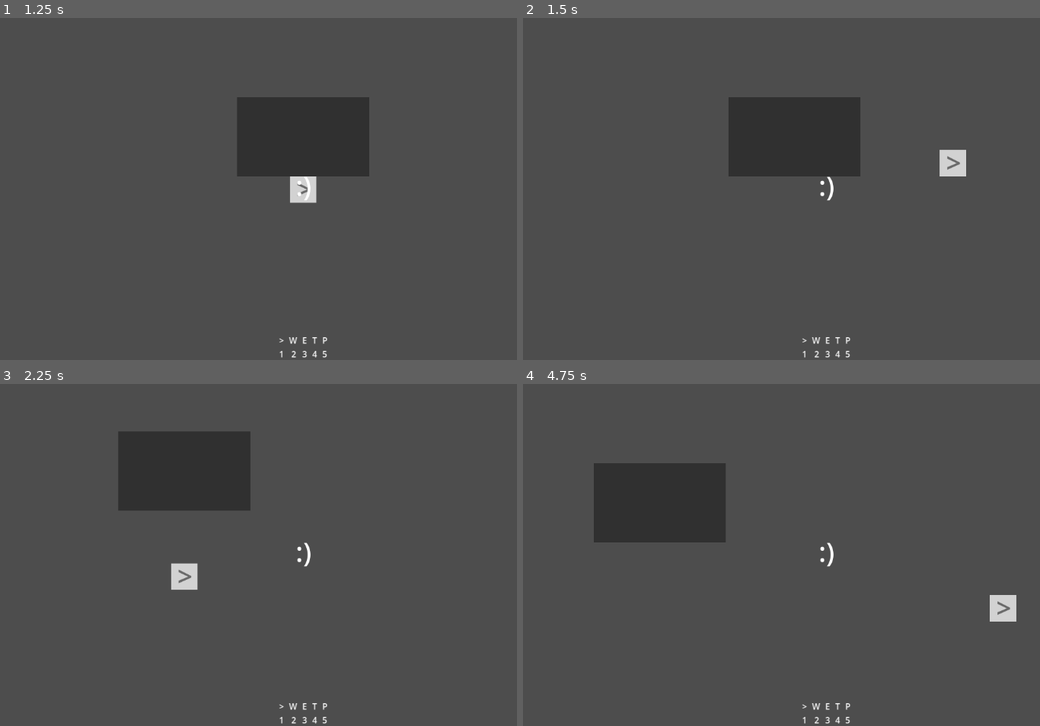
Above: before the commit, frames 1-4 (two rows, left to right).
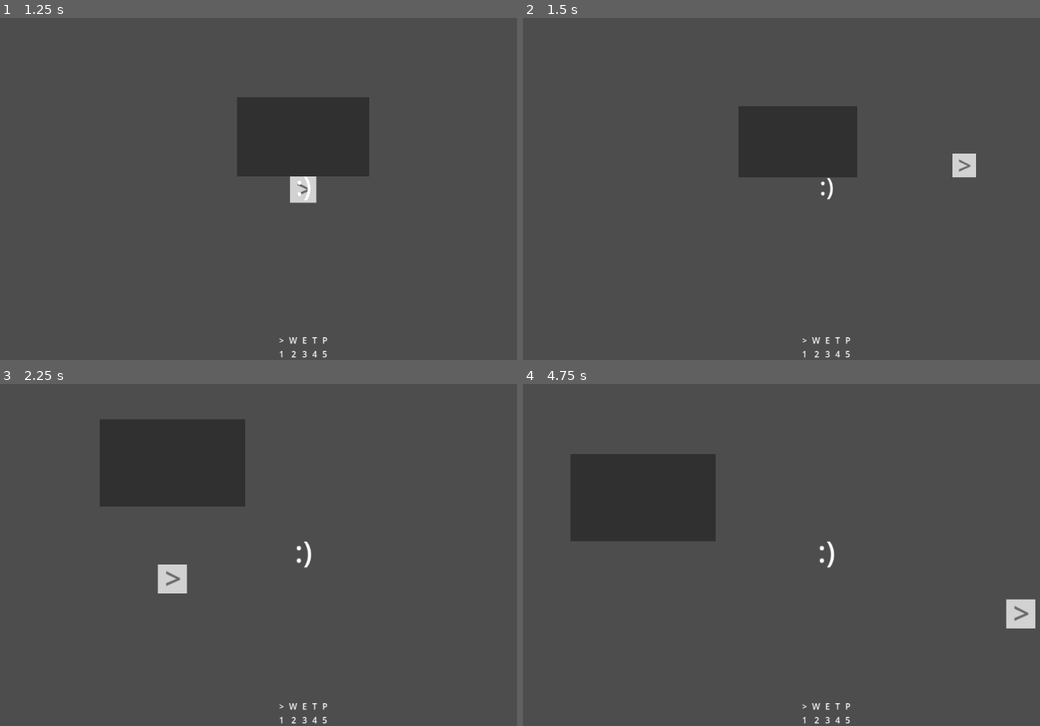
Above: after the commit, the same moments.

Repository: ArtyuiCraft/ScrapYard
Game: Godot game, scene res://scenes/main_menu.tscn
The game is run twice, just before and just after one commit, with the same random seed, the same clock (stepped at 60 frames per second) and the same inputs.
Inputs (mouse positions are in pixels of both pictures, inside the frame that each line leads up to):
- Up to frame 1 (1.25 s): click "START" at 0.5 s
- Up to frame 2 (1.5 s): tap Enter at 1.25 s; move the mouse to (962, 171) at 1.27 s; hold D (right) from 1.28 s (still down); tap Mouse wheel down (Scroll_down) at 1.35 s
- Up to frame 3 (2.25 s): tap Mouse wheel up (Scroll_up) at 1.55, 2.1 s; move the mouse to (180, 572) at 2.02 s; release D (right) at 2.03 s; hold Down (down) from 2.03 s (still down)
- Up to frame 4 (4.75 s): tap Mouse wheel down (Scroll_down) at 2.3, 2.85, 3.8 s; move the mouse to (890, 479) at 2.77 s; release Down (down) at 2.78 s; hold D (right) 2.78-3.53 s; tap Mouse wheel up (Scroll_up) at 3.05, 3.6, 4.55 s; move the mouse to (797, 623) at 3.52 s; hold Up (up) 3.53-4.28 s; move the mouse to (1008, 606) at 4.27 s; hold Left (left) from 4.28 s (still down); hold Right mouse button (break) from 4.28 s (still down)

Frame 1 is identical in both runs. In frame 2, 1.7% of the frame differs, in the area x 39-88%, y 23-54%; in frame 3, 2.8%; in frame 4, 3.0%, in the area x 9-100%, y 20-72%.

Commit message:
added zooming

Diff:
--- a/Objects/Extractor.tscn
+++ b/Objects/Extractor.tscn
@@ -12,6 +12,9 @@
 width = 50
 height = 50
 fill_to = Vector2(0.0245399, 0.0214724)
+
+[sub_resource type="RectangleShape2D" id="RectangleShape2D_ddy5r"]
+size = Vector2(50, 50)
 
 [node name="Extractor" type="Node2D"]
 z_index = 3
@@ -33,3 +36,6 @@
 
 [node name="spawnpoint" type="Node2D" parent="."]
 position = Vector2(35, 0)
+
+[node name="CollisionShape2D" type="CollisionShape2D" parent="."]
+shape = SubResource("RectangleShape2D_ddy5r")
--- a/Objects/Producer.tscn
+++ b/Objects/Producer.tscn
@@ -24,6 +24,9 @@
 
 [sub_resource type="RectangleShape2D" id="RectangleShape2D_edsea"]
 size = Vector2(50.5, 50)
+
+[sub_resource type="RectangleShape2D" id="RectangleShape2D_7t8tx"]
+size = Vector2(50, 50)
 
 [node name="Producer" type="Node2D"]
 z_index = 3
@@ -45,7 +48,7 @@
 offset_top = -35.0
 offset_right = 26.0
 offset_bottom = 34.0
-text = " P "
+text = ">P>"
 label_settings = SubResource("LabelSettings_g581i")
 horizontal_alignment = 1
 vertical_alignment = 1
@@ -74,3 +77,6 @@
 [node name="out" type="Node2D" parent="."]
 z_index = 3
 position = Vector2(16, 0)
+
+[node name="CollisionShape2D" type="CollisionShape2D" parent="."]
+shape = SubResource("RectangleShape2D_7t8tx")
--- a/Objects/ghosts/ProducerGhost.tscn
+++ b/Objects/ghosts/ProducerGhost.tscn
@@ -8,6 +8,16 @@
 [sub_resource type="LabelSettings" id="LabelSettings_mphfc"]
 font_size = 29
 font_color = Color(0, 0, 0, 1)
+
+[sub_resource type="Gradient" id="Gradient_23lxs"]
+offsets = PackedFloat32Array(1)
+colors = PackedColorArray(0.188371, 0.188371, 0.188371, 1)
+
+[sub_resource type="GradientTexture2D" id="GradientTexture2D_owb38"]
+gradient = SubResource("Gradient_23lxs")
+width = 50
+height = 50
+fill_to = Vector2(0.0245399, 0.0214724)
 
 [node name="Producer" type="Node2D"]
 script = ExtResource("1_po2rx")
@@ -26,3 +36,8 @@
 horizontal_alignment = 1
 vertical_alignment = 1
 metadata/_edit_use_anchors_ = true
+
+[node name="BlackBox" type="Sprite2D" parent="."]
+position = Vector2(-7.15256e-07, 0)
+scale = Vector2(0.4, 1)
+texture = SubResource("GradientTexture2D_owb38")
--- a/scripts/followcamera.gd
+++ b/scripts/followcamera.gd
@@ -1,7 +1,9 @@
 extends Node2D
 
 @export var node: Node2D
-
+var ZoomSpeed = Vector2(0.1,0.1)
+var MinZoom   = Vector2(0.4,0.4)
+var MaxZoom   = Vector2(1.5,1.5)
 # Called when the node enters the scene tree for the first time.
 func _ready():
 	pass # Replace with function body.
@@ -10,3 +12,7 @@
 # Called every frame. 'delta' is the elapsed time since the previous frame.
 func _process(delta):
 	position = node.position
+	if Input.is_action_just_released("Scroll_up"):
+		$Camera2D.zoom = clamp($Camera2D.zoom + ZoomSpeed, MinZoom, MaxZoom)
+	if Input.is_action_just_released("Scroll_down"):
+		$Camera2D.zoom = clamp($Camera2D.zoom - ZoomSpeed, MinZoom, MaxZoom)
Not shown: 1 places in Objects/Extractor.tscn that only renumber resources
Not shown: 1 places in Objects/Producer.tscn that only renumber resources
Not shown: 1 places in Objects/ghosts/ProducerGhost.tscn that only renumber resources
